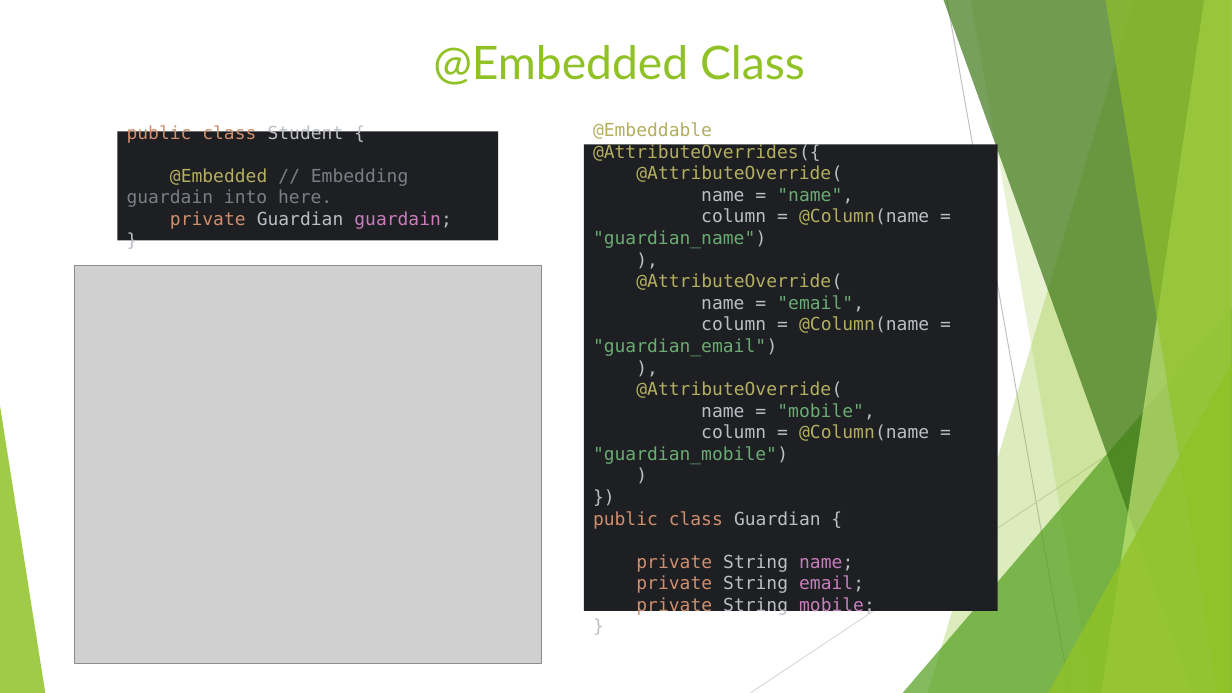
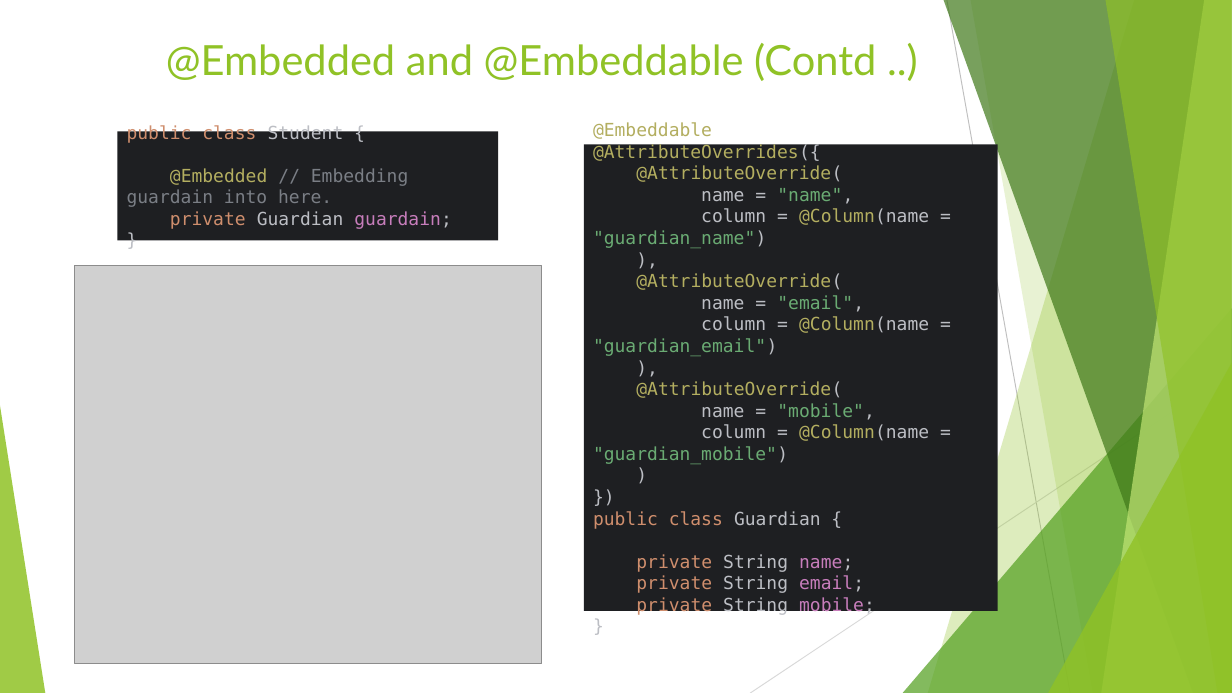
Before and after one commit to SwarnadeepGhosh/CollegeAPI-JPA, a slide deck: slide 22 of img/JPATutorial.pptx (slide 15 before the commit). Drawn at 1232x693 pixels with LibreOffice and Linux fonts; fonts in the diff are those of the drawing; grey boxes stand for pictures. Boxes give left, top, right and bottom in pixels: in the first picture for what was removed or moved away, otherwise in the second. Text is boxed around its words. In the diff, an @@ line names an element or a change of style, - is before the commit and + after.

```diff
--- a/img/JPATutorial.pptx
+++ b/img/JPATutorial.pptx
@@ title at box(166, 43, 876, 81): text changed; size 36 to 32.4 pt @@
-@Embedded Class
+@Embedded and @Embeddable (Contd ..)
```
Also in this commit, not shown: 9 other slides changed, 8 slides added, 1 slide removed.
